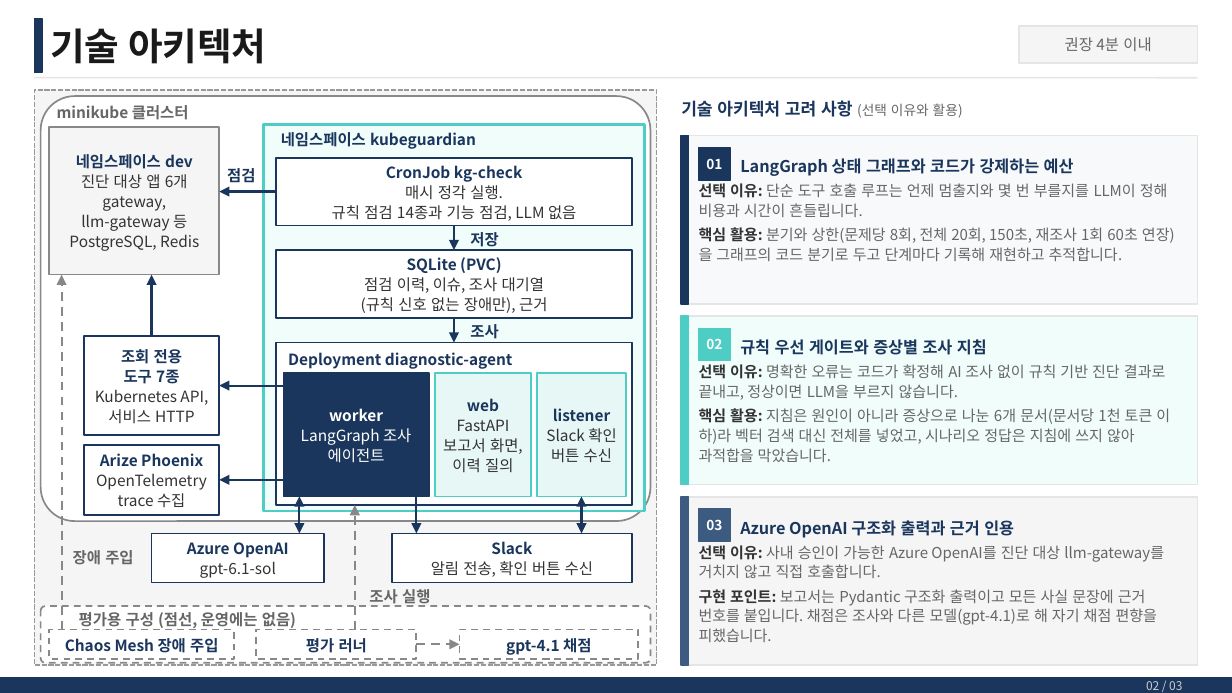
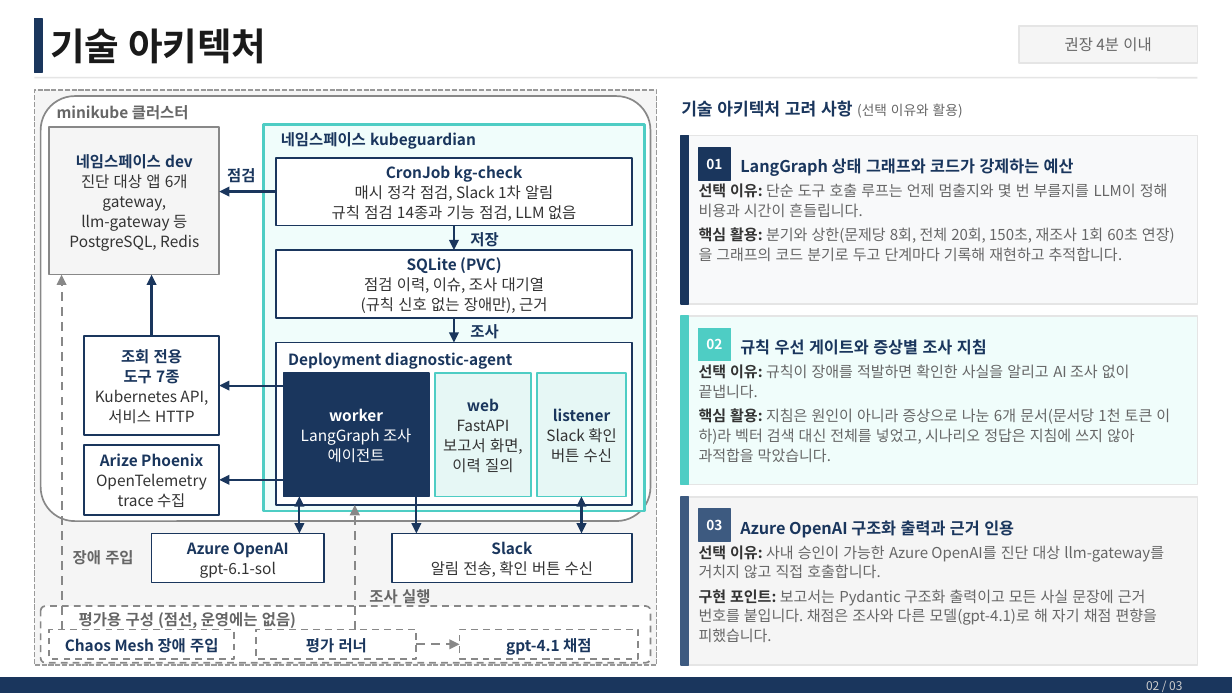
Before and after one commit to skax-jihyeryu/KubeGuardian, a slide deck: slide 3 of docs/산출물/AI_Master_Project_최종발표_멘티명_사번.pptx. Drawn at 1232x693 pixels with LibreOffice and Linux fonts; fonts in the diff are those of the drawing. Boxes give left, top, right and bottom in pixels: in the first picture for what was removed or moved away, otherwise in the second. Text is boxed around its words. In the diff, an @@ line names an element or a change of style, - is before the commit and + after.

```diff
--- a/docs/산출물/AI_Master_Project_최종발표_멘티명_사번.pptx
+++ b/docs/산출물/AI_Master_Project_최종발표_멘티명_사번.pptx
@@ text in rectangle at bbox=[332, 185, 576, 221]: text changed @@
-매시 정각 실행.
-규칙 점검 14종과 기능 점검, LLM 없음
+매시 정각 점검, Slack 1차 알림
+규칙 점검 14종과 기능 점검, LLM 없음
@@ text at bbox=[699, 364, 1130, 398]: text changed @@
-선택 이유: 명확한 오류는 코드가 확정해 AI 조사 없이 규칙 기반 진단 결과로 끝내고, 정상이면 LLM을 부르지 않습니다.
+선택 이유: 규칙이 장애를 적발하면 확인한 사실을 알리고 AI 조사 없이 끝냅니다.
```
Also in this commit, not shown: 2 other slides changed, 7 other files.
